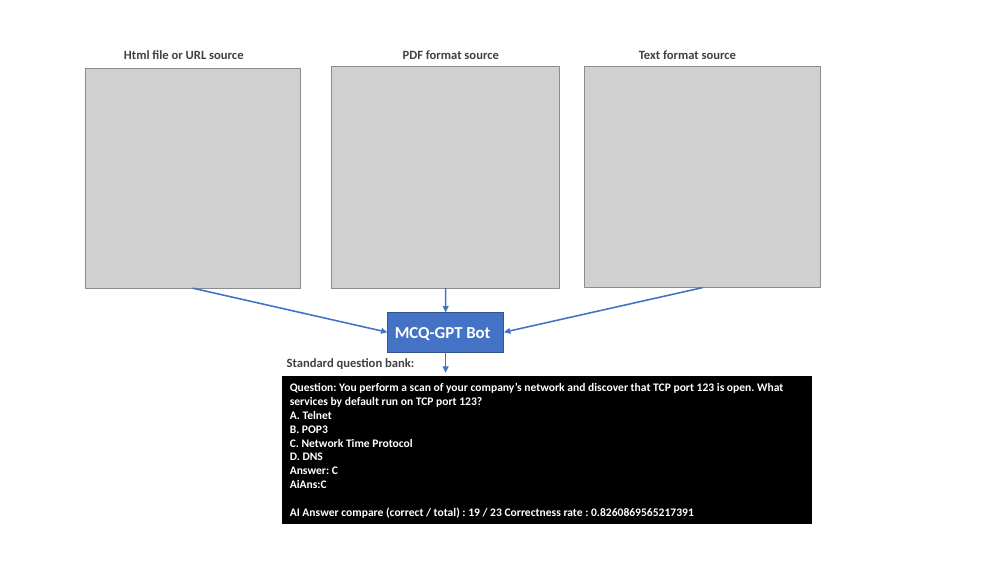
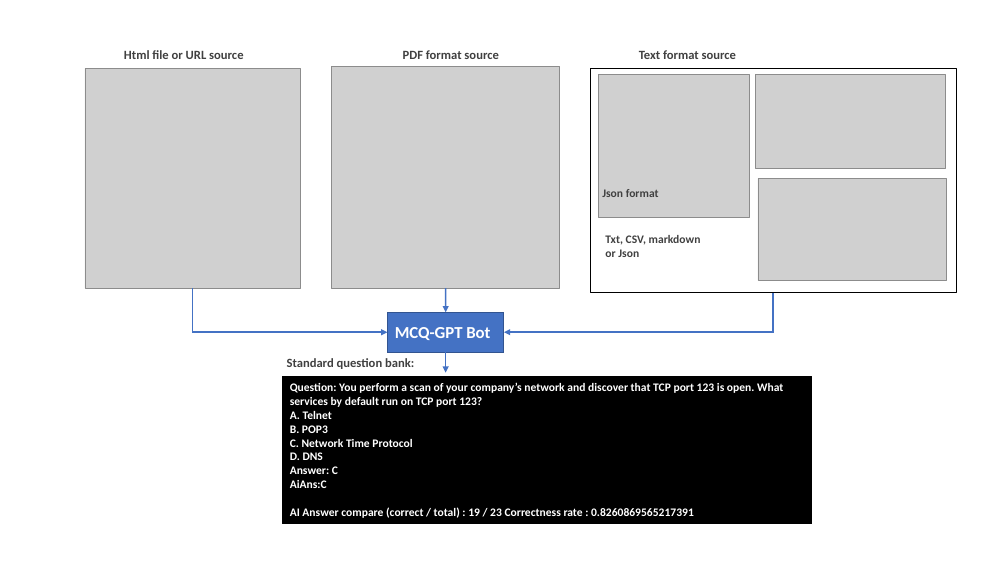
Before and after one commit to LiuYuancheng/MCQ-GPT-Bot, a slide deck: slide 3 of doc/designDoc.pptx. Drawn at 1008x567 pixels with LibreOffice and Linux fonts; fonts in the diff are those of the drawing; grey boxes stand for pictures. Boxes give left, top, right and bottom in pixels: in the first picture for what was removed or moved away, otherwise in the second. Text is boxed around its words. In the diff, an @@ line names an element or a change of style, - is before the commit and + after.

Commit message:
update the design document, readme file and added the test MCQ question bank under markdown and json format.

```diff
--- a/doc/designDoc.pptx
+++ b/doc/designDoc.pptx
@@ rectangle added at (591, 69, 957, 293), outline #000000 0.75 pt @@
@@ picture: place and size @@
-picture at (585, 67, 820, 288)
+picture at (598, 75, 750, 217)
@@ picture added at (756, 75, 947, 169) @@
@@ picture added at (758, 178, 947, 281) @@
@@ text added at (602, 189, 659, 197), 11 pt, text #404040, bold @@
+Json format
@@ text added at (605, 235, 701, 257), 11 pt, text #404040, bold @@
+Txt, CSV, markdown or Json
@@ arrow (193, 288) - (387, 332): arrow to elbow arrow; route changed @@
@@ arrow removed from (702, 287) to (504, 332) @@
@@ elbow arrow added from (774, 293) to (504, 332), #4472C4 1.5 pt @@
```
Also in this commit, not shown: 1 other slide changed, 9 other files.
